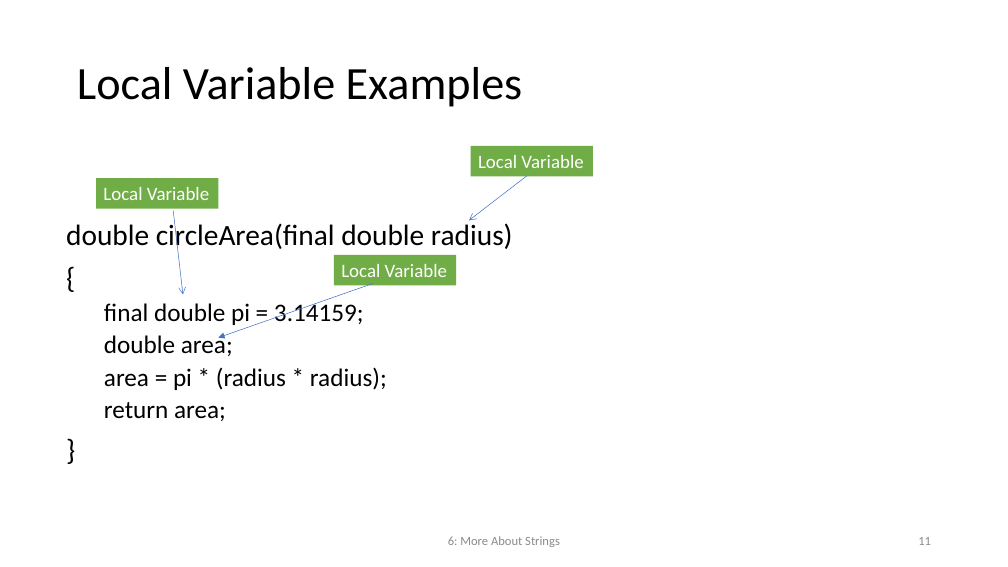
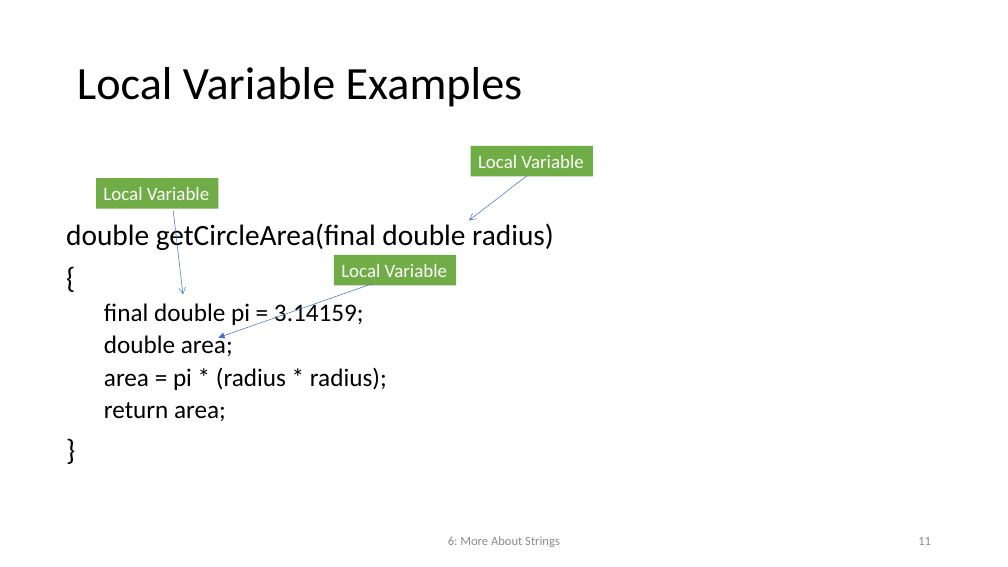
Before and after one commit to chriswu8/COMP2501, a slide deck: slide 11 of Lecture/2501Lesson06.pptx. Drawn at 1008x567 pixels with LibreOffice and Linux fonts; fonts in the diff are those of the drawing. Boxes give left, top, right and bottom in pixels: in the first picture for what was removed or moved away, otherwise in the second. Text is boxed around its words. In the diff, an @@ line names an element or a change of style, - is before the commit and + after.

```diff
--- a/Lecture/2501Lesson06.pptx
+++ b/Lecture/2501Lesson06.pptx
@@ text at <box>66,221,554,253</box>: text changed @@
-double circleArea(final double radius)
+double getCircleArea(final double radius)
```
Also in this commit, not shown: 5 other slides changed, 23 other files.
